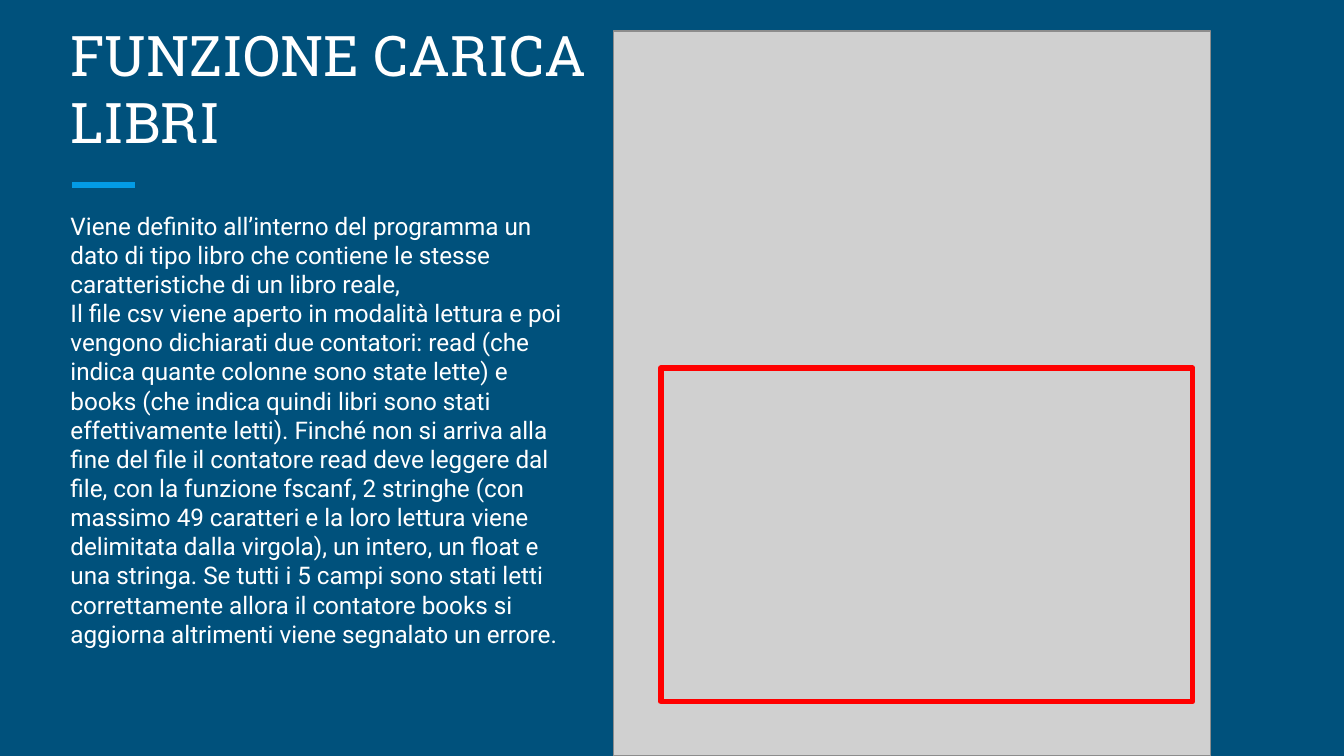
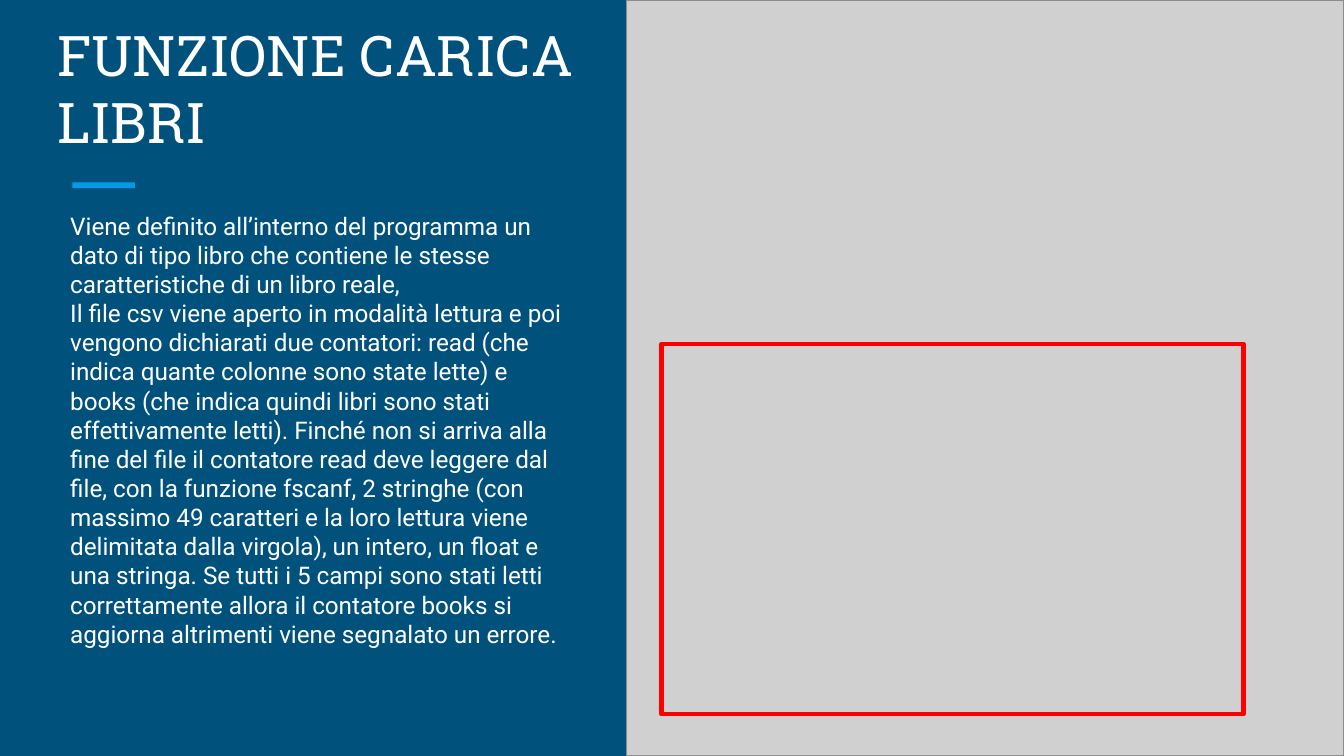
Before and after one commit to TarikMansour/C-2024-2025, a slide deck: slide 3 of Progettazione.pptx. Drawn at 1344x756 pixels with LibreOffice and Linux fonts; fonts in the diff are those of the drawing; grey boxes stand for pictures. Boxes give left, top, right and bottom in pixels: in the first picture for what was removed or moved away, otherwise in the second. Text is boxed around its words. In the diff, an @@ line names an element or a change of style, - is before the commit and + after.

Commit message:
V2

```diff
--- a/Progettazione.pptx
+++ b/Progettazione.pptx
@@ picture: place and size @@
-picture at [614,31,1211,755]
+picture at [626,0,1344,755]
@@ title "FUNZIONE CARICA": place and size @@
-title "FUNZIONE CARICA" at [70,35,586,143]
+title "FUNZIONE CARICA" at [57,35,573,143]
@@ rectangle: place and size @@
-rectangle at [661,368,1193,702]
+rectangle at [661,344,1243,715]
@@ rectangle at [661,344,1243,715]: outline #FF0000 3 pt to #FF0000 2.3 pt @@
```
Also in this commit, not shown: 4 other slides changed, 1 slide removed.
